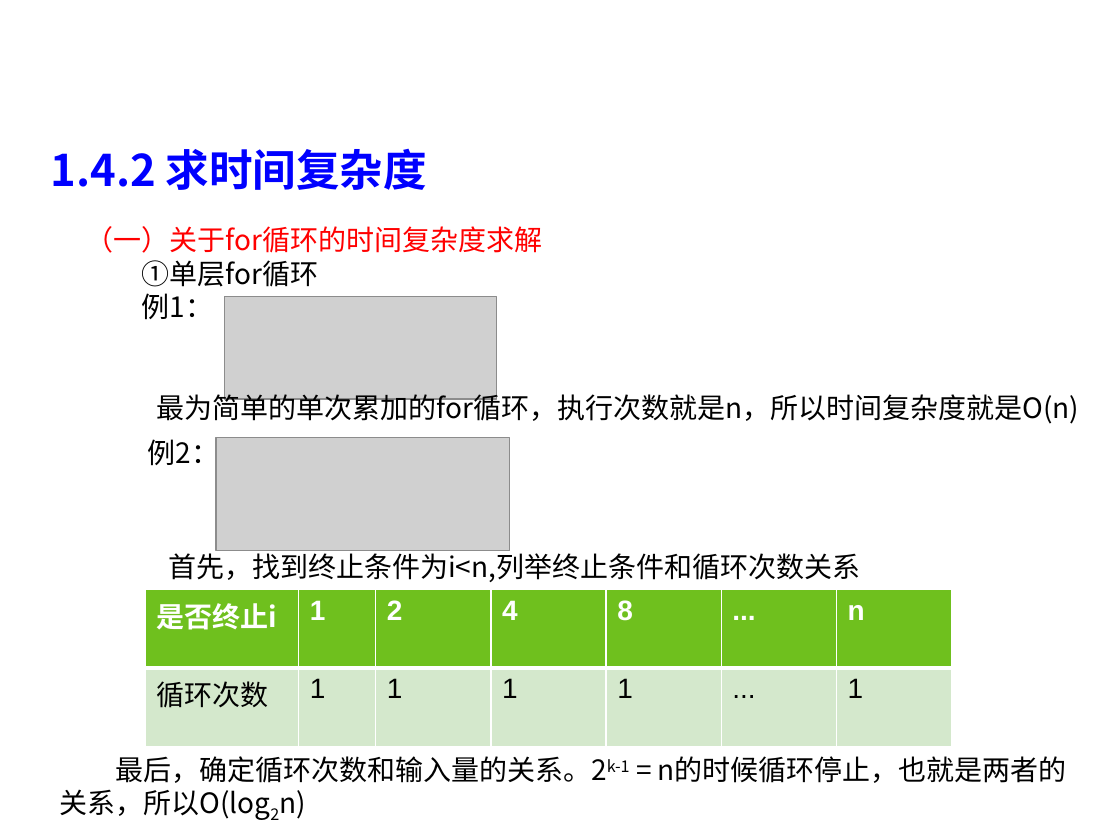
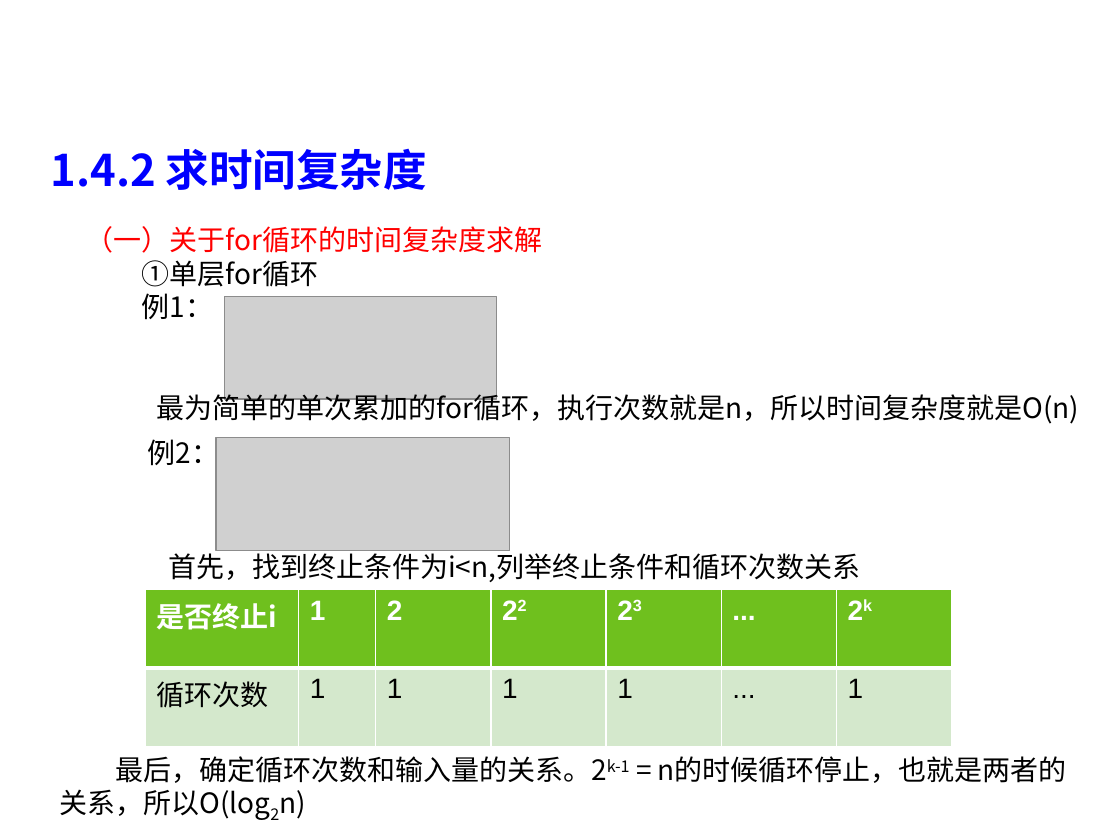
Before and after one commit to liutongling/DP, a slide deck: slide 20 of file/第1章 概论.pptx. Drawn at 1120x840 pixels with LibreOffice and Linux fonts; fonts in the diff are those of the drawing; grey boxes stand for pictures; background and template pictures are left out. Boxes give left, top, right and bottom in pixels: in the first picture for what was removed or moved away, otherwise in the second. Text is boxed around its words. In the diff, an @@ line names an element or a change of style, - is before the commit and + after.

```diff
--- a/file/第1章 概论.pptx
+++ b/file/第1章 概论.pptx
@@ table at [146, 589, 953, 715] @@
-row 1: 是否终止i | 1 | 2 | 4 | 8 | ... | n
+row 1: 是否终止i | 1 | 2 | 22 | 23 | ... | 2k
```
Also in this commit, not shown: 3 other slides changed.
